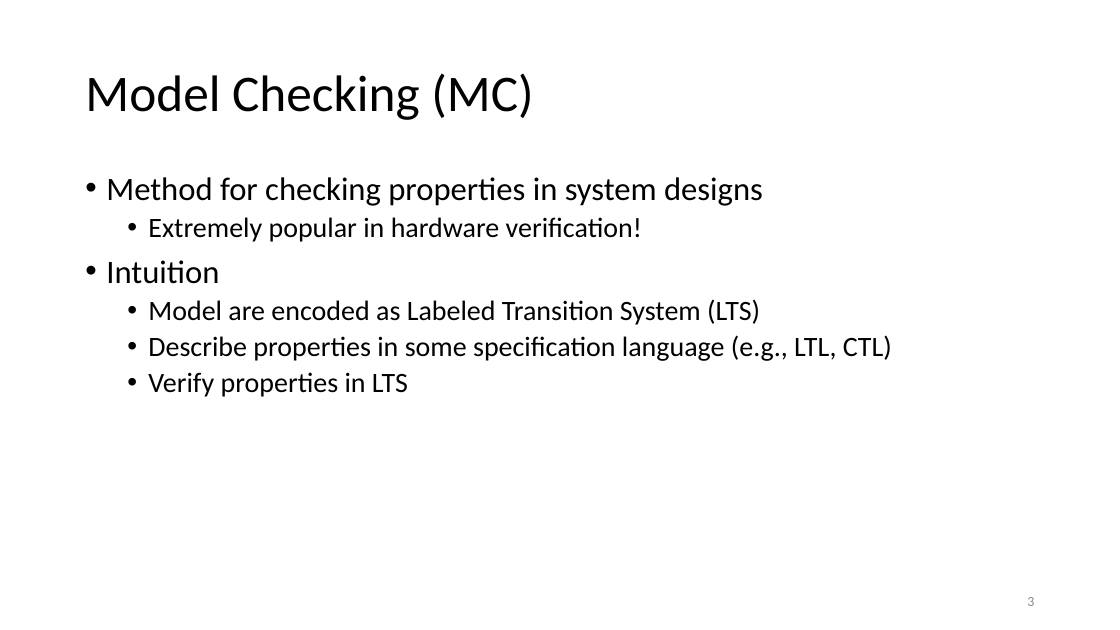
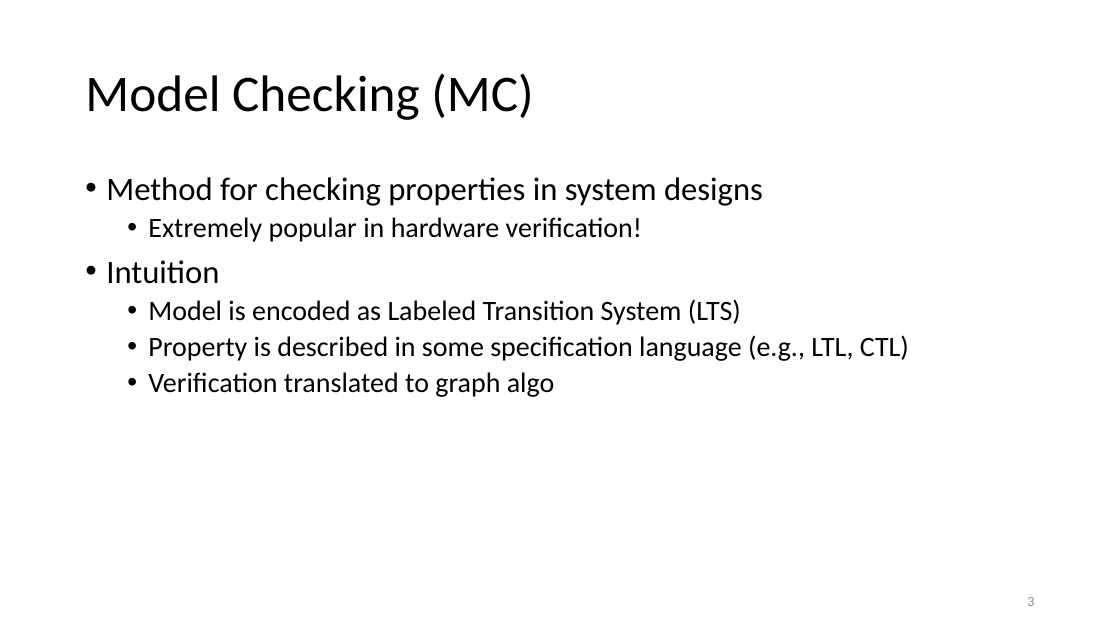
Before and after one commit to damorim/model-checking-tutorial, a slide deck: slide 3 of Program-Model-Checking.pptx. Drawn at 1120x630 pixels with LibreOffice and Linux fonts; fonts in the diff are those of the drawing. Boxes give left, top, right and bottom in pixels: in the first picture for what was removed or moved away, otherwise in the second. Text is boxed around its words. In the diff, an @@ line names an element or a change of style, - is before the commit and + after.

```diff
--- a/Program-Model-Checking.pptx
+++ b/Program-Model-Checking.pptx
@@ text at [148,299,909,397]: text changed @@
-  • Model are encoded as Labeled Transition System (LTS)
-  • Describe properties in some specification language (e.g., LTL, CTL)
-  • Verify properties in LTS
+  • Model is encoded as Labeled Transition System (LTS)
+  • Property is described in some specification language (e.g., LTL, CTL)
+  • Verification translated to graph algo
```
Also in this commit, not shown: 9 other slides changed, 3 slides added, 1 slide removed.
